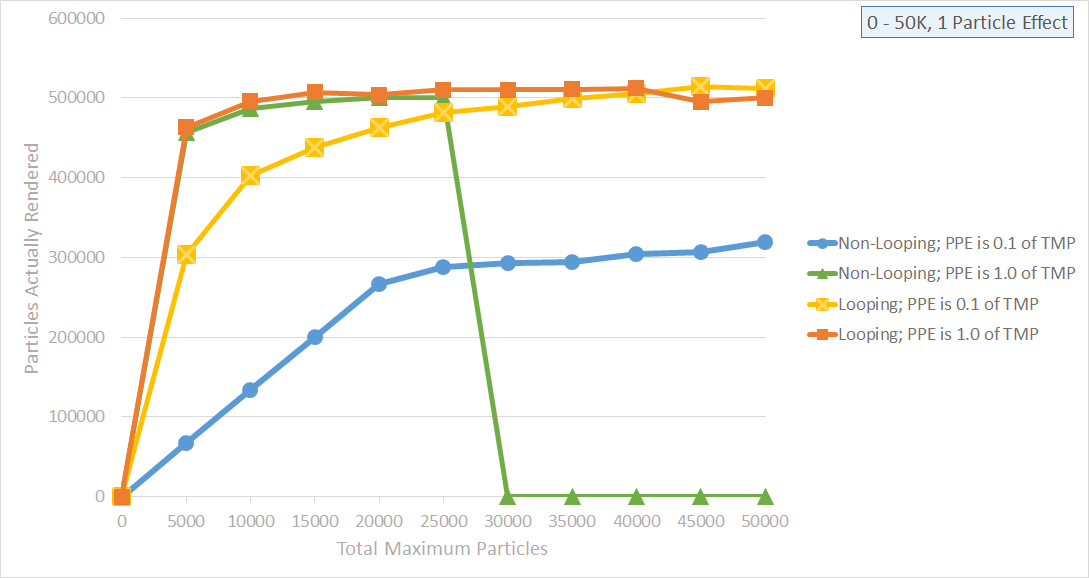
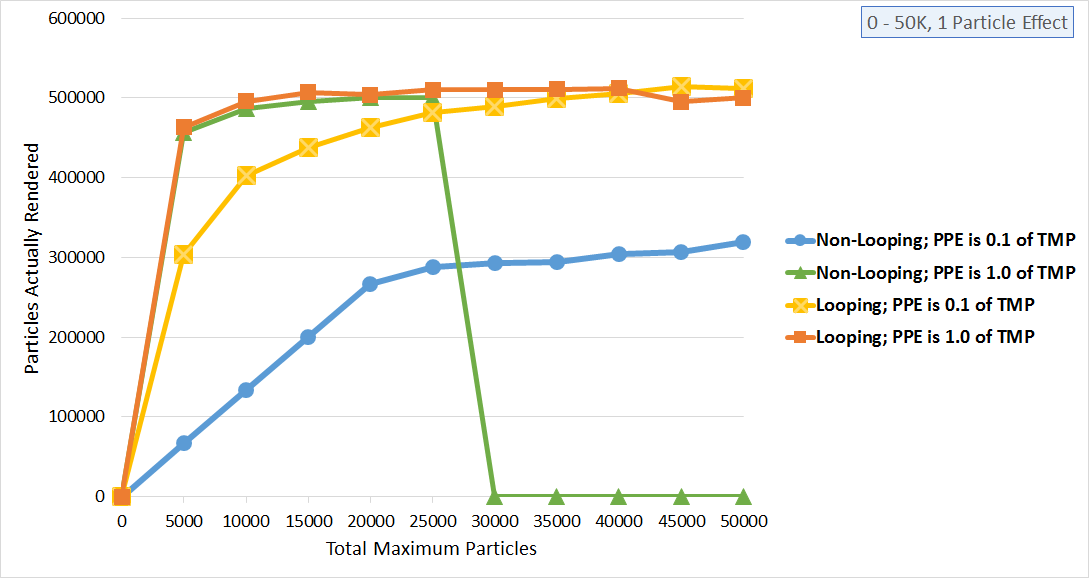
Comparing the layer stacks of the two 1089px x 578px images. Changes:
added layer "Layer 4" above "Layer 3" over [23, 12, 1076, 555]
